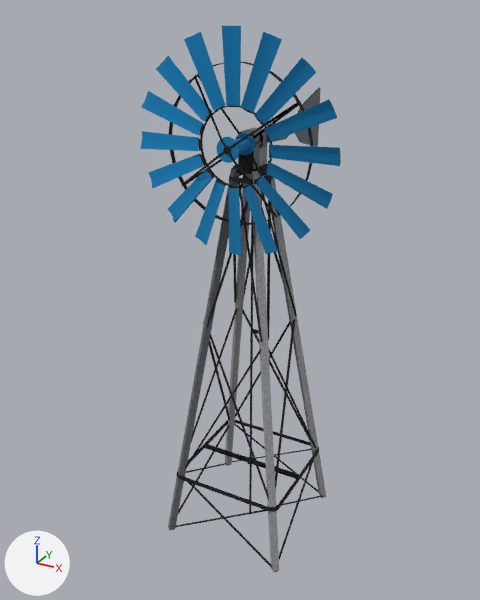
The OBJ model ProyectoFinal/ProyectoFinal/Models/Molino/Molino.obj: old version first, new version second.
Rendered twice from a 50 mm lens placed at (132.4, -11.2, 108.1), pointed at (69.7, 102.7, 51.1). Every picture has the same lights, and +X, +Y and +Z are marked at lower left. Where no turn or scale is listed for an object, it has been applied to the vertices. Vertices at the same position are counted once.

The first picture shows 'Molino'.
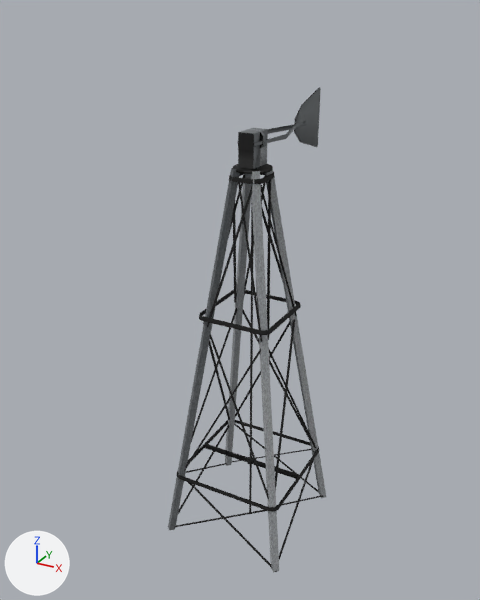
What changed in the scene script:
```text
Change me_molino:
    used by ob_molino; location = (0.0, 0.0, 0.0)
    remove me_molino.from_pydata(...)  # 3160 vertices, 3204 faces; spans x 55.6..94.7, y 83.3..129.5, z -0.5..105.5
    add me_molino.from_pydata(...)  # 991 vertices, 1048 faces; spans x 60.9..89.1, y 83.3..129.5, z -0.5..92.3
    me_molino part 1: a new loose piece of 64 vertices spanning x 67.1..82.9, y 89.3..105.6, z 51.5..52.4, in mat_molino_blinn4sg (picture img_texturametalnegro_png)
    me_molino part 2: 26 loose pieces with 1880 vertices, spanning x 55.6..94.7, y 88.1..94.7, z 66.2..105.5, are deleted
    me_molino part 3: 6 vertices moved within x 71.9..78.3, y 105.1..105.2, z 85.3..86.2; 353 vertices removed from x 73.1..77.5, y 87.9..94.7, z 83.6..88.0
    remove me_molino.materials.append(mat_molino_blinn6sg)  # picture img_texturametalazul2_png
```

What differs and where, as boxes (x1, y1, x2, y2) in the pictures (480 x 600 px):
'Molino', reshaped (21% narrower, 11% shorter): before (140, 26, 341, 573); after (168, 87, 326, 573)
part 1 of me_molino, added (black): after (199, 290, 301, 335)
part 2 of me_molino, deleted (blue): before (140, 26, 341, 257)
part 3 of me_molino, cut back: before (216, 133, 289, 163); after (255, 125, 295, 146)
